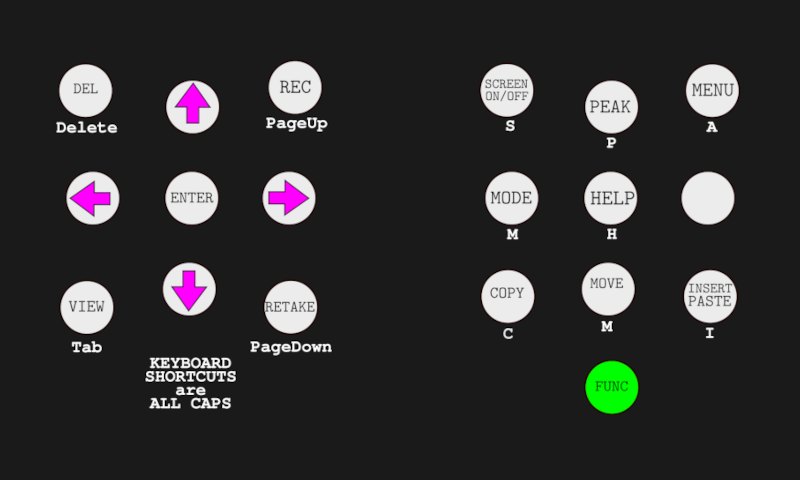
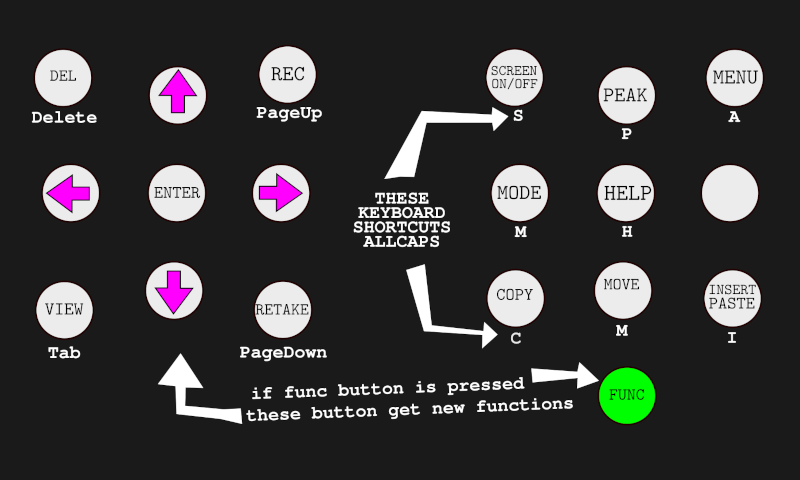
Layer changes from the first 800×480 image to the second:
renamed "buttons.png #2" to "buttons.png", painted on it over [left=31, top=45, right=765, bottom=426]
